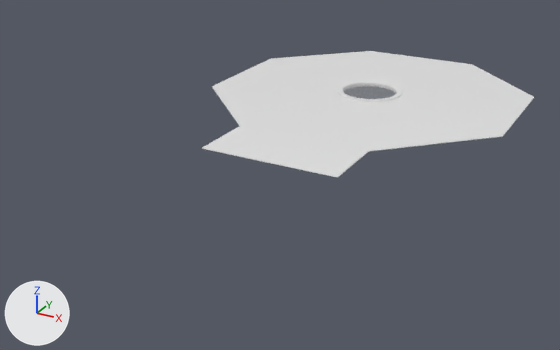
One commit to the FBX model Wasser/Assets/Models/Umgebung/decke.fbx: the scene before it, then after it.
Before and after are seen from a 50 mm camera at (11.03, -27.36, 12.27) aimed at (-0.7, -6.04, 1.61). Lighting does not change. The marker at lower left points along +X, +Y and +Z.

In view in the first picture: 'Decke-Kreiselement', 'Decke-Kreiselement-Glas', 'Deckenelement'.
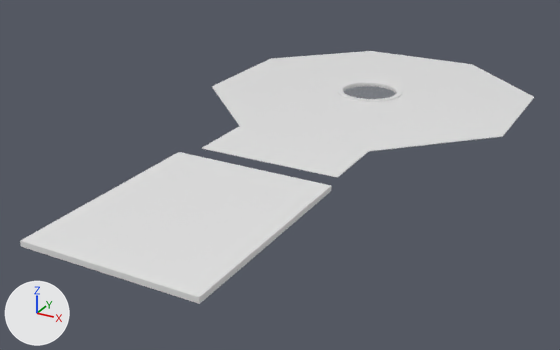
Boxes (x1, y1, x2, y2) around the edits, measured in the pictures (560 x 350 px):
```json
{"object": "Decke-2", "change": "added", "after": [20, 152, 332, 304]}
```

The change, as JSON lines over the scene's bpy script:
```json
{"op": "add", "block": "me_circle_029", "code": ["me_circle_029 = bpy.data.meshes.new('Circle.029')", "me_circle_029.from_pydata(...)  # a box spanning x -2.64..2.64, y -15.71..-9.09, z 3.0..3.16", "me_circle_029.materials.append(mat_decke)  # white #e7e7e7"]}
{"op": "add", "block": "ob_decke_2", "code": ["ob_decke_2 = bpy.data.objects.new('Decke-2', me_circle_029)", "ob_decke_2.location = (0.0, 0.0, 0.0)"]}
```
